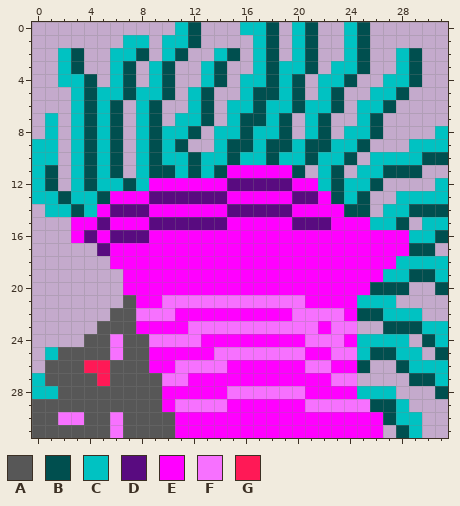
Pixel-art sprite: Assets/Environment/Anemone.png. That is the earlier state.
The file is 32x32 pixels.
Palette (. is transparent): A #575757  B #004f4f  C #00c2c2  D #590b80  E #ff00ff  F #f771ff  G #ff1956
Pixels before, first column x 0:
 0 ...........CB...CCB.CB..CB......
 1 .......CC.CCB....CB.CB..CB......
 2 ..CB..CCB.CB..CB.CB.CB..CB..CB..
 3 ..CB..CB.CB..CB..CBCCB.CCB..CB..
 4 ..CCB.CB.CB..CB.CCBCB.CCB..CCB..
 5 ...CBCCBCCB.CB..CBBCB.CB..CCB...
 6 ...CBCB.CB..CB.CCBCCBCCB.CCB....
 7 .C.CBCB.CB.CCB.CBBCB.CB..CB.....
 8 .C.CBCB.CBCCB.CCBCCB.CB.CCB....C
 9 CC.CBCB.CBCB..CBBCBBCBBCCB...CCC
10 CC.CBCB.CBCCBCCBCCBCCBCCB.CCCCBB
11 CB.CBCB.CBBCBCBEEEEEB.CB.CCBBB..
12 CB.CBCCBCEEEEEEDDDDDEECBCCB....C
13 CCBCCBEEEDDDDDDEEEEEDDEBCB..CCCC
14 .CCBCEDDDEEEEEEDDDDDEEEEBB.CCBBB
15 ...EEDEEEDDDDDDEEEEEDDDEEECCB.CC
16 ...EDEDDDEEEEEEEEEEEEEEEEEEEECCB
17 .....DEEEEEEEEEEEEEEEEEEEEEEEBB.
18 ......EEEEEEEEEEEEEEEEEEEEEECCCC
19 .......EEEEEEEEEEEEEEEEEEEECCBBC
20 .......EEEEEEEEEEEEEEEEEEEBBB..B
21 .......AEEFFFFFFFFFFFEEEECCC....
22 ......AAFFFEEEEEEEEEFFFFEBBCCC..
23 .....AAAEEEEFFFFFFFFFFEFF..BBBCC
24 ....AAFAAFFFFEEEEEEEEFFFECCCC.BC
25 .CAAAAFAAEEEEEFFFFFFFEEFFCBBCC.B
26 .AAAGGAAAEEFFFFEEEEEEFFEEB..BCCC
27 CAAAAGAAAAFFEEEEEEEEEEEFF....BBC
28 CCAAAAAAAAEEEEEFFFFFFEEEECCC...B
29 AAAAAAAAAAEFFFFEEEEEEFFFFFBBC...
30 AAFFAAFAAAAEEEEEEEEEEEEEEEEBCC..
31 AAAAAAFAAAAEEEEEEEEEEEEEEEE.BC..
And afterwards:
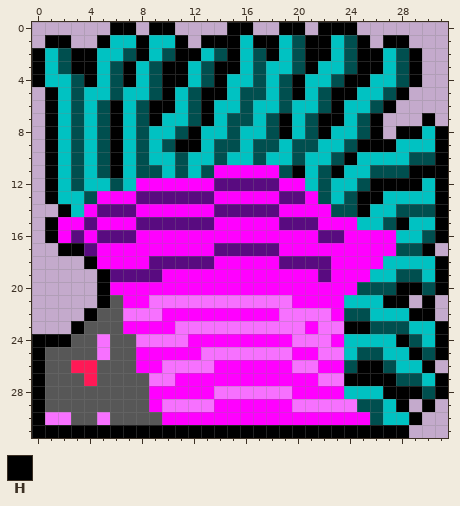
Colours new in this view: H #000000
Edits made:
Changed rows in their new state; - is an unchanged pixel.
first column x 0:
 0 ------HH-HH..--HH..HH.HHH.------
 1 -HH--HC-HC-H.HHHCHHCBHHCBH-HH---
 2 HCBHHC-BHCBHHCBHCBHCBHHCBHHCBH--
 3 HCBHHCBHCBHHCBHHCBC-BHC-BHHCBH--
 4 HC-BHCBHCBHHCBHC-BCBHC-BHHC-BH--
 5 -HCBC-BC-BHCBHHCB-CBHCBHHC-BH---
 6 -HCBCBHCBHHCBHC-BC-BC-BHC-BH----
 7 -HCBCBHCBHC-BHCB-CBHCBHHCBH---H-
 8 -HCBCBHCBC-BHC-BC-BHCBHC-BH-HHCH
 9 .HCBCBHCBCBHHCB-CB-CB-C-BHHHC--H
10 .HCBCBHCBC-BC-BC-BC-BC-BHC---B-H
11 .HCBCBHCB-CBCBE----BHCBHC-B--HHH
12 .HCBC-BCE-----D----E-CBC-BHHHHCH
13 .HC-BE--D-----E----D-EBCBHHC---H
14 -.HCED--E-----D----E---B-HC-B--H
15 -HE-DE--D-----E----D--E--C-BHC-H
16 -HEDED--E-------------DD----C-BH
17 --HHDE--------DDDDD---------B-H-
18 ----HE---DDDDD-----DDDD----C---H
19 -----HDDDD------------D---C-B-CH
20 -----HE------------------B--HHBH
21 -----HAE-F----------E---C--HH-H-
22 ----HA-F--E--------F---EB-C--HH-
23 ---HA--E---F---------EF-HHB--C-H
24 HHHA-FA-F---E-------F--EC---HBCH
25 HA---FA-E----F------E-F-CB-C-HBH
26 H--G-A--E-F---E-----F-E-BHHBC-H.
27 H---GA---F-E----------F-HHHHB-CH
28 HA-------E----F-----E---C--HHHBH
29 H--------EF---E-----F----B-CH-H-
30 HF-A-FA---E---------------BC-H--
31 HHHHHHHHHHHHHHHHHHHHHHHHHHHHH.--
